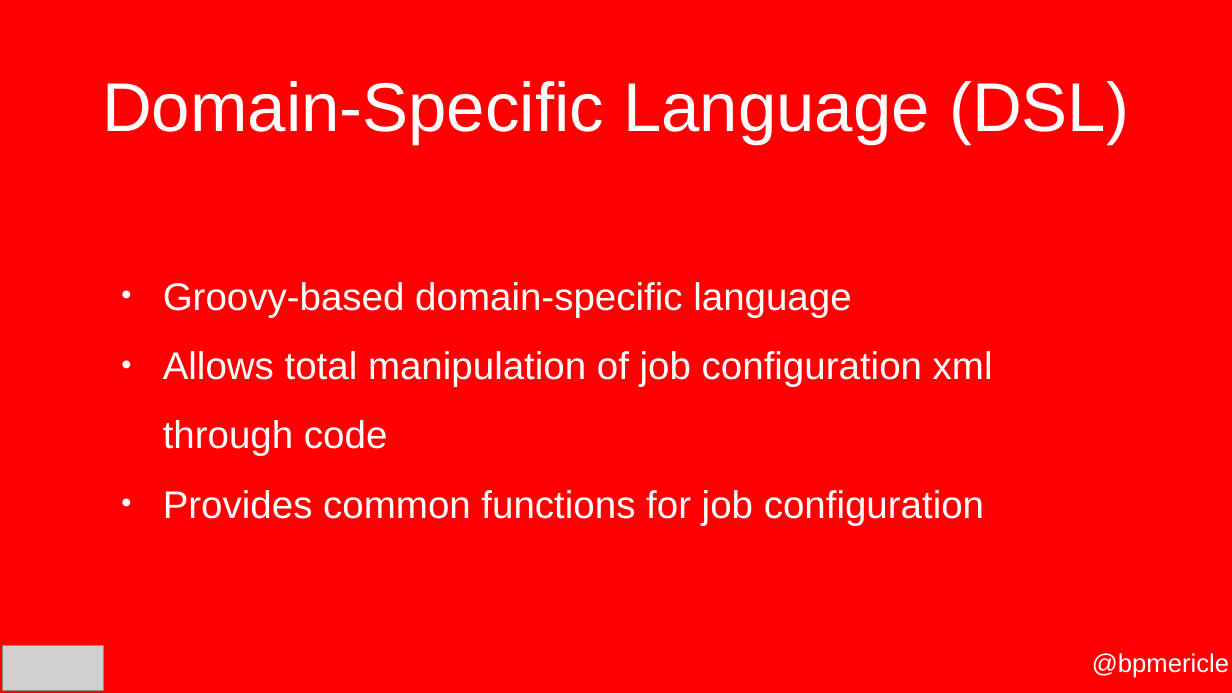
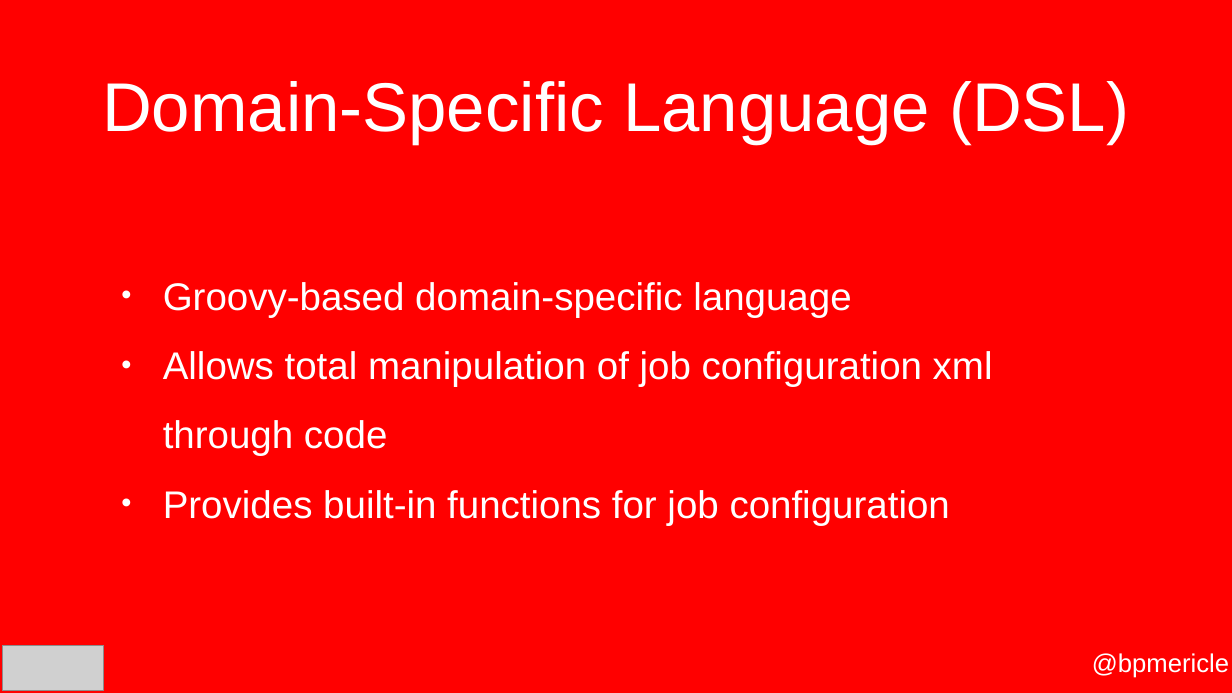
Before and after one commit to bpmericle/gluecon-2018-JaC, a slide deck: slide 6 of YouDontKnowJaC-Gluecon2018.pptx (slide 4 before the commit). Drawn at 1232x693 pixels with LibreOffice and Linux fonts; fonts in the diff are those of the drawing; grey boxes stand for pictures; background and template pictures are left out. Boxes give left, top, right and bottom in pixels: in the first picture for what was removed or moved away, otherwise in the second. Text is boxed around its words. In the diff, an @@ line names an element or a change of style, - is before the commit and + after.

```diff
--- a/YouDontKnowJaC-Gluecon2018.pptx
+++ b/YouDontKnowJaC-Gluecon2018.pptx
@@ text at <box>163,490,950,525</box>: text changed @@
-• Provides common functions for job configuration
+• Provides built-in functions for job configuration
```
Also in this commit, not shown: 5 other slides changed, 1 slide added, 1 other file.
